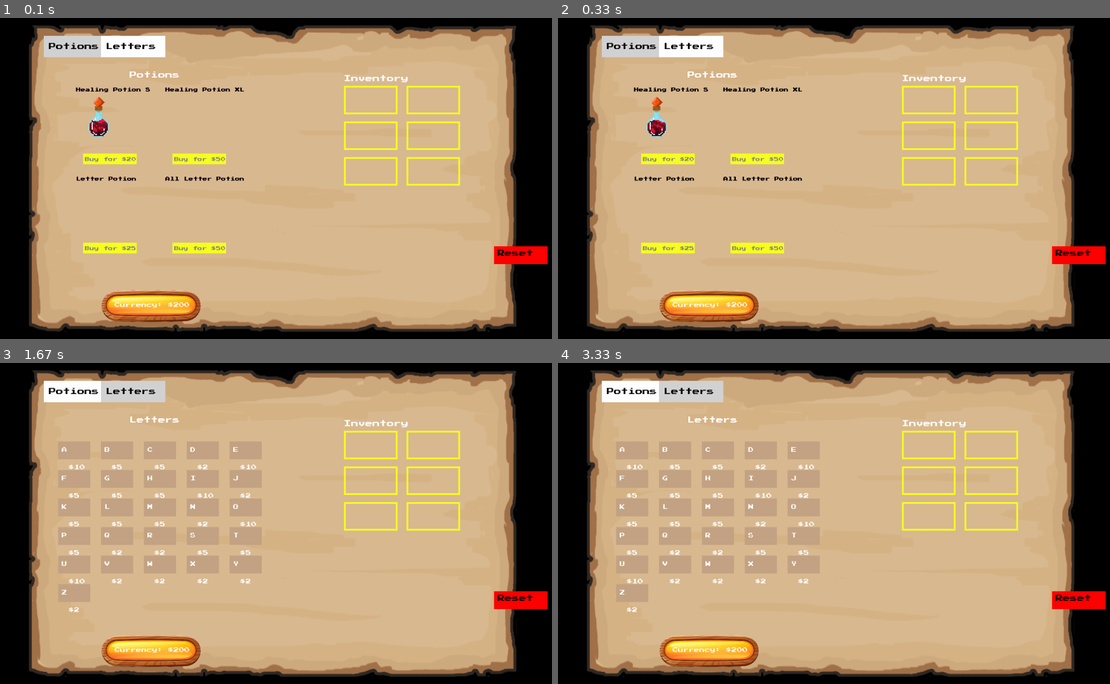
Above: before the commit, frames 1-4 (two rows, left to right).
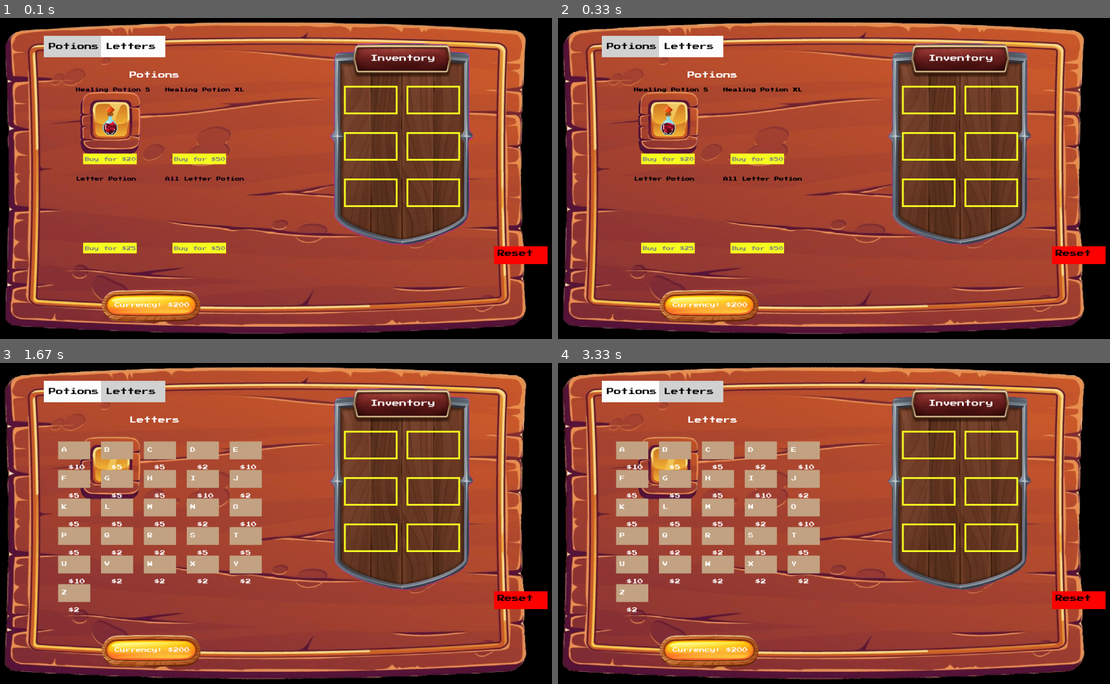
Above: after the commit, the same moments.

Repository: Mallow-Mint/PROG-MIDTERM-GIT-REPOSITORY
Game: pygame game, started from Game_Testing/SHOP TESTING/Shop Test.py
Two runs of this game, one before a commit and one after it. Both use one fixed random seed, a clock stepped at 60 frames per second and the inputs below.
Inputs (mouse positions are in pixels of both pictures, inside the frame that each line leads up to):
- Up to frame 1 (0.1 s): no input
- Up to frame 2 (0.33 s): no input
- Up to frame 3 (1.67 s): click (270, 523) at 0.38 s; click (132, 391) at 1.22 s
- Up to frame 4 (3.33 s): click (624, 513) at 2.05 s

The runs differ from the first frame. In frame 1, 84% of the frame differs, in the area x 0-96%, y 1-99%; in frame 2, 84%; in frame 3, 77%; in frame 4, 77%.

Commit message:
application of trial new shop bg and item frams for the sprites

Diff:
--- a/Game_Testing/SHOP TESTING/Shop Test.py
+++ b/Game_Testing/SHOP TESTING/Shop Test.py
@@ -5,17 +5,24 @@
 # Set up the display window 1600 x 900
 win = pygame.display.set_mode((1600, 900))
 # Background for everything in the shop
-shop_bg = pygame.image.load('Game_Testing/SHOP TESTING/Assets/wooden shop bg.png')
+shop_bg_normal = pygame.image.load('Game_Testing/SHOP TESTING/Assets/trial wood shop bg.png')
 currency_BG_normal = pygame.image.load('Game_Testing/SHOP TESTING/Assets/currency bg.png')
+item_BG_normal = pygame.image.load('Game_Testing/SHOP TESTING/Assets/items bg.png')
+item_frame_normal = pygame.image.load('Game_Testing/SHOP TESTING/Assets/item frames.png')
 currency_BG = pygame.transform.scale(currency_BG_normal, (600 // 2, 300 // 2))
+item_BG = pygame.transform.scale(item_BG_normal, (568 , 750 ))
+shop_bg = pygame.transform.scale(shop_bg_normal, (1600 , 1117 * 0.81 ))
+item_frame = pygame.transform.scale(item_frame_normal, (200, 200))
 
 #variables for the sprites
-sprite_sheet_image_1 = pygame.image.load('Game_Testing/SHOP TESTING/Assets/XL healing potion 14 MS.png').convert_alpha()
-sprite_sheet_HpXL = spritesheet.SpriteSheet(sprite_sheet_image_1)
+sprite_sheet_image = pygame.image.load('Game_Testing/SHOP TESTING/Assets/Healing potion OG.png').convert_alpha()
+sprite_sheet_HpXL = spritesheet.SpriteSheet(sprite_sheet_image)
 
 background_layer = pygame.Surface((1600, 900))
 shop_layer = pygame.Surface((1600, 900))
 inventory_layer = pygame.Surface((1600, 900))
+sprite_layer = pygame.Surface((1600,900))
+misc_layer = pygame.Surface((1600,900))
 
 # Make Surfaces Transparent With Purple Color Key
 PURPLE_COLOR_KEY = (255, 0, 255)
@@ -23,6 +30,8 @@
 shop_layer.set_colorkey((255, 0, 255))
 inventory_layer.fill(PURPLE_COLOR_KEY)
 inventory_layer.set_colorkey((255, 0, 255))
+misc_layer.fill(PURPLE_COLOR_KEY)
+misc_layer.set_colorkey((255, 0, 255))
 
 # Make Dictionary of Letters and Cost
 Letter_Cost_File = open('Game_Testing/SHOP TESTING/Assets/Letter Costs.txt', 'r')
@@ -39,6 +48,7 @@
     win.fill(BLACK)
     background_layer.blit(shop_bg, (0, 0))
     win.blit(background_layer, (0, 0))
+    win.blit(misc_layer, (0, 0))
     win.blit(shop_layer, (0, 0))
     win.blit(inventory_layer, (0, 0))
 
@@ -51,7 +61,7 @@
 inventory = [None] * inventory_slots
 
 # Define colors
-WHITE = (255, 255, 255)
+PURPLE = (255, 255, 255)
 BLACK = (0, 0, 0)
 RED = (255, 0, 0)
 GREEN = (0, 255, 0)
@@ -76,7 +86,7 @@
 for animation in animation_steps:
     temp_img_list = []
     for _ in range(animation):
-        img = sprite_sheet_HpXL.get_image(step_counter, 57, 114, 1, BLACK)  # Adjust parameters as needed
+        img = sprite_sheet_HpXL.get_image(step_counter, 19, 38, 2.2, BLACK)  # Adjust parameters as needed
         if img is not None:  # Ensure we have a valid image
             temp_img_list.append(img)
         step_counter += 1
@@ -87,7 +97,7 @@
     return pygame.font.Font("Game_Testing/SHOP TESTING/Assets/Shop Font.ttf", size)
 
 # Function to draw text using the custom font
-def draw_text(shop_layer, text, font_size, x, y, color=WHITE):
+def draw_text(shop_layer, text, font_size, x, y, color=PURPLE):
     font = get_font(font_size)
     render = font.render(text, True, color)
     shop_layer.blit(render, (x, y))
@@ -124,7 +134,7 @@
     def display_shop(self, shop_layer):
         # Display category tabs
         for i, category in enumerate(self.categories):
-            color = LIGHT_GREY if category == self.active_category else WHITE
+            color = LIGHT_GREY if category == self.active_category else PURPLE
             pygame.draw.rect(shop_layer, color, (160 + i * 160, 50, 180, 60))
             draw_text(shop_layer, category, 20, 174 + i * 160, 70, BLACK)
 
@@ -168,9 +178,10 @@
 
             # Draw the sprite for Healing Potion XL in the correct position
             if potion.name == "Healing Potion S":  # Check if this is the target potion
-                sprite_x = x + 15  # X position for the sprite (same as potion box)
+                sprite_x = x + 40  # X position for the sprite (same as potion box)
                 sprite_y = y  # Y position for the sprite (same as potion box)
-                shop_layer.blit(animation_list[0][frame], (sprite_x, sprite_y))  # Blit the sprite at the potion position
+                shop_layer.blit(animation_list[0][frame], (sprite_x + 15, sprite_y + 25))  # Blit the sprite at the potion position
+                misc_layer.blit(item_frame, (sprite_x - 63, sprite_y - 25))
 
 
     def display_letters(self, shop_layer):
@@ -236,11 +247,12 @@
 
     def display_inventory(self, inventory_layer):
         # Place the inventory in the top right corner in a 2x3 grid
-        inv_x_start = 1000  # Starting x position (near the right side of the screen)
-        inv_y_start = 190  # Starting y position (upper part of the screen)
+        inv_x = 1000  # Starting x position (near the right side of the screen)
+        inv_y = 190  # Starting y position (upper part of the screen)
+        inventory_layer.blit(item_BG, (881, -20))
 
         # Draw the inventory label
-        draw_text(inventory_layer, "Inventory", 20, inv_x_start, inv_y_start - 30)
+        draw_text(inventory_layer, "Inventory", 20, inv_x + 75, inv_y - 87)
 
         # Iterate over each inventory slot and position it in a 2x3 grid
         for i in range(len(self.slots)):
@@ -248,8 +260,8 @@
             col = i % 2   # Column is either 0 (left) or 1 (right)
 
             # Adjust positions for the 2x3 layout
-            x_pos = inv_x_start + col * 175  # 175 px spacing between columns
-            y_pos = inv_y_start + row * 100  # 100 px spacing between rows
+            x_pos = inv_x + col * 175  # 175 px spacing between columns
+            y_pos = inv_y + row * 130  # 100 px spacing between rows
 
             # Draw a slot (adjusted size for better fit)
             pygame.draw.rect(inventory_layer, YELLOW, (x_pos, y_pos, 150, 80), 5)
@@ -257,6 +269,7 @@
             # If an item exists in this slot, display its name
             if self.slots[i] is not None:
                 draw_text(inventory_layer, self.slots[i].name, 15, x_pos + 5, y_pos + 30)
+
 
 # Function to display the player's currency with background
 def display_currency(inventory_layer, currency):
Binary file added: Game_Testing/SHOP TESTING/Assets/Healing potion OG.png
Binary file added: Game_Testing/SHOP TESTING/Assets/item frames.png
Binary file added: Game_Testing/SHOP TESTING/Assets/trial wood shop bg.png
